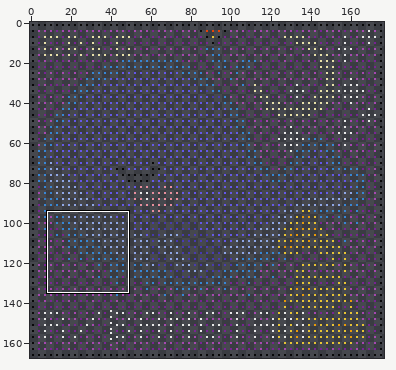
Sprite sheet: whale.png. The first picture is a wide view before the edit; the outline marks the close-up.
Close-up. Before the edit:
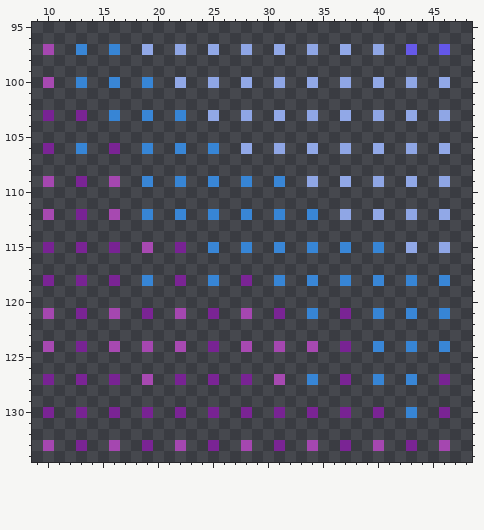
The file is 177x168 pixels. Shown: x 9..48, y 95..134. The commit also changed other parts of the picture, which this record leaves out.
Once edited:
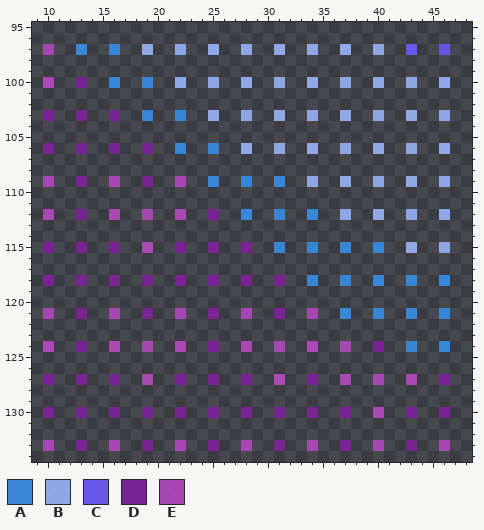
Palette (. is transparent): A #378fe9e0  B #9bb5fce0  C #6a5bffe0  D #811f9ee0  E #b449bfe0
From old to new:
Changed rows in their new state; - is an unchanged pixel.
first column x 13:
100 D------------------------------
103 ---D---------------------------
106 D-----D------------------------
109 ------D--E---------------------
112 ------E--E--D------------------
115 ------------D--D---------------
118 ------D-----D-----D------------
121 ---------------------E--A------
124 ------------------------E--D---
127 ---------------------D--E--E--E
130 ---------------------------E--D
Boxes around the changes in both close-ups, in picture pixels (x1, y1, x2, y2):
changed: (76, 77, 417, 418)
